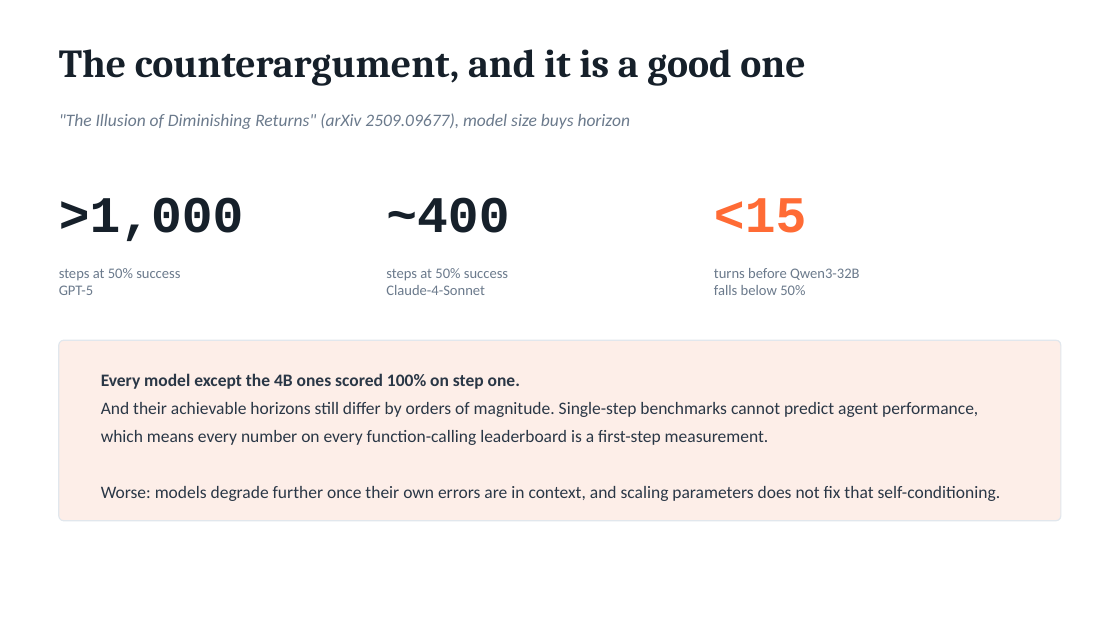
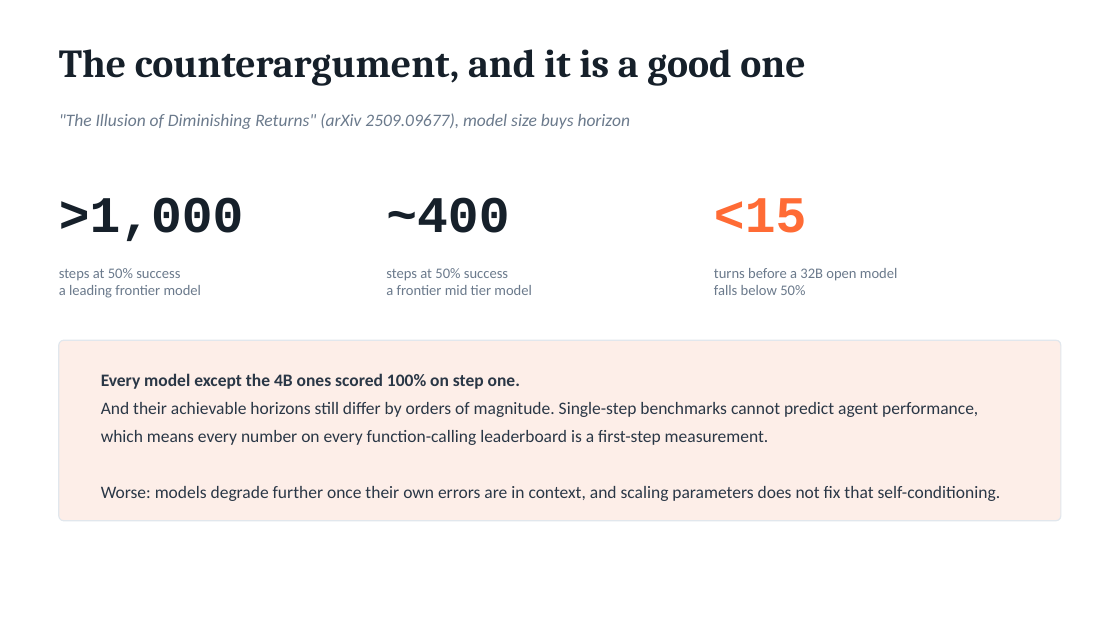
Before and after one commit to kashcm/slm-workshop, a slide deck: slide 22 of 01-deck/slm-class-deck.pptx. Drawn at 1120x630 pixels with LibreOffice and Linux fonts; fonts in the diff are those of the drawing. Boxes give left, top, right and bottom in pixels: in the first picture for what was removed or moved away, otherwise in the second. Text is boxed around its words. In the diff, an @@ line names an element or a change of style, - is before the commit and + after.

Commit message:
Replace vendor model names with durable capability tiers

```diff
--- a/01-deck/slm-class-deck.pptx
+++ b/01-deck/slm-class-deck.pptx
@@ text at <box>714,268,898,281</box>: text changed @@
-turns before Qwen3-32B
+turns before a 32B open model
@@ text at <box>59,285,202,298</box>: text changed @@
-GPT-5
+a leading frontier model
@@ text at <box>386,285,532,295</box>: text changed @@
-Claude-4-Sonnet
+a frontier mid tier model
```
Also in this commit, not shown: 2 other slides changed, 3 other files.
